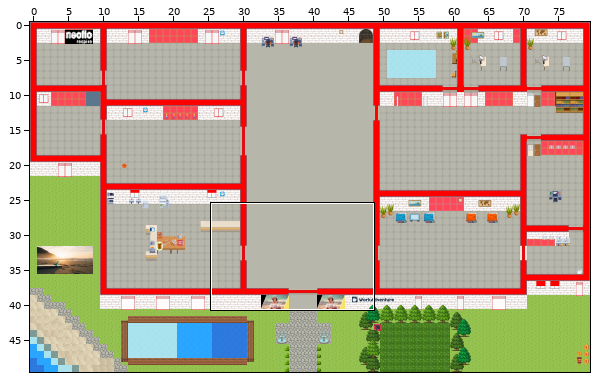
A Tiled map (JSON) gets an edit: mapShaka.tmj. The first picture is a wide view before the edit; the outline marks the close-up.
Close-up. As it was:
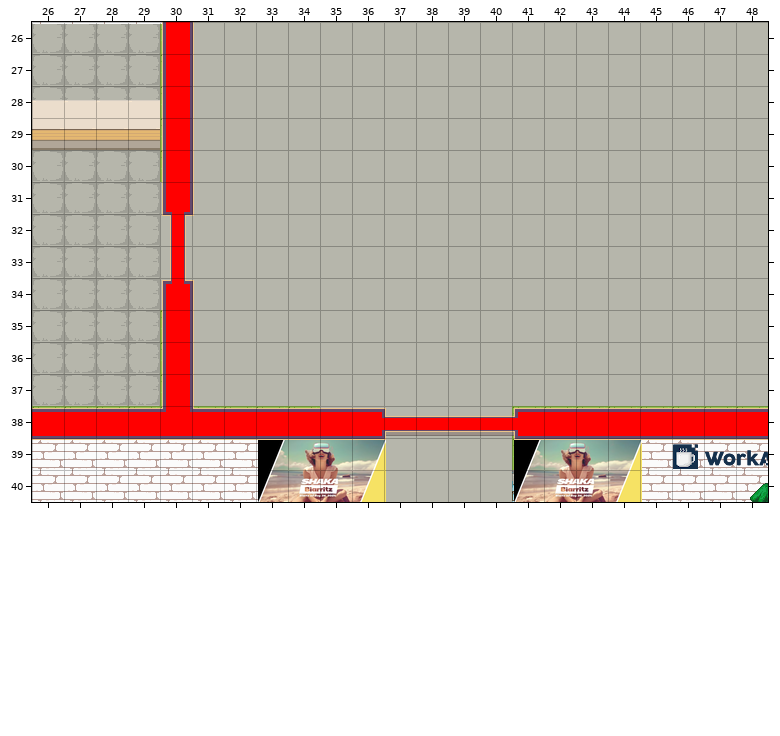
Cells are 32x32 px. Shown: x 26..48, y 26..40.
Now the later version:
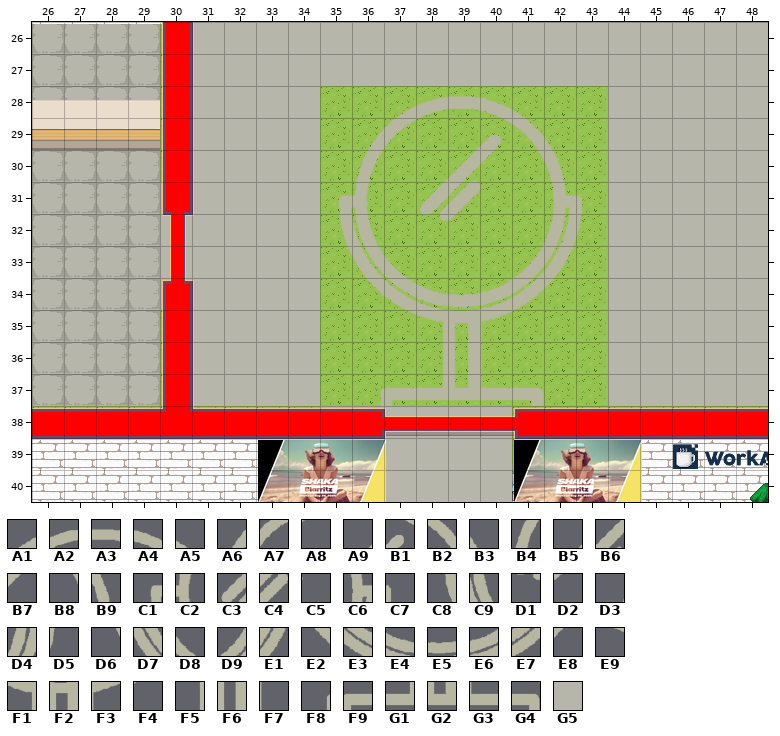
Key: from "Chunk 1": A1 74, A2 75, A3 76, A4 77, A5 78, A6 82, A7 83, A8 84, A9 85, B1 86, B2 87, B3 88, B4 91, B5 93, B6 94, B7 95, B8 96, B9 97, C1 99, C2 100, C3 102, C4 103, C5 104, C6 106, C7 107, C8 108, C9 109, D1 111, D2 112, D3 114, D4 115, D5 116, D6 117, D7 118, D8 119, D9 123, E1 124, E2 127, E3 128, E4 129, E5 130, E6 131, E7 132, E8 133, E9 137, F1 138, F2 139, F3 140, F4 141, F5 147, F6 148, F7 149, F8 154, F9 155, G1 156, G2 157, G3 158, G4 159, G5 167.
__ is an empty cell.
Tiles replaced or removed in this view: G5.
Diff:
Changed rows in their new state; .. is an unchanged cell.
Layer "floor/Piscine":
first column x 35:
28 .. .. __ __ __ __ __ .. ..
29 .. __ __ __ __ __ __ __ ..
30 .. __ .. __ __ __ __ __ ..
31 __ __ .. __ __ __ .. __ __
32 __ __ .. __ __ .. __ __ __
33 __ __ __ .. .. .. __ __ ..
34 .. __ __ __ __ __ __ __ ..
35 .. .. __ __ __ __ __ .. ..
36 .. .. .. __ __ __ .. .. ..
37 .. __ __ __ __ __ __ .. ..
Layer "floor/Sols Interieurs":
first column x 35:
28 __ __ A1 A2 A3 A4 A5 __ __
29 __ A6 A7 A8 A9 B1 B2 B3 __
30 __ B4 __ B5 B6 B7 B8 B9 __
31 C1 C2 __ C3 C4 C5 __ C6 C7
32 C8 C9 __ D1 D2 __ D3 D4 D5
33 D6 D7 D8 __ __ __ D9 E1 __
34 __ E2 E3 E4 E5 E6 E7 E8 __
35 __ __ E9 F1 F2 F3 F4 __ __
36 __ __ __ F5 F6 F7 __ __ __
37 __ F8 F9 G1 G2 G3 G4 __ __
Where, in picture pixels (left, top, right, bottom), the same in both close-ups:
changed: (320, 86, 608, 406)
